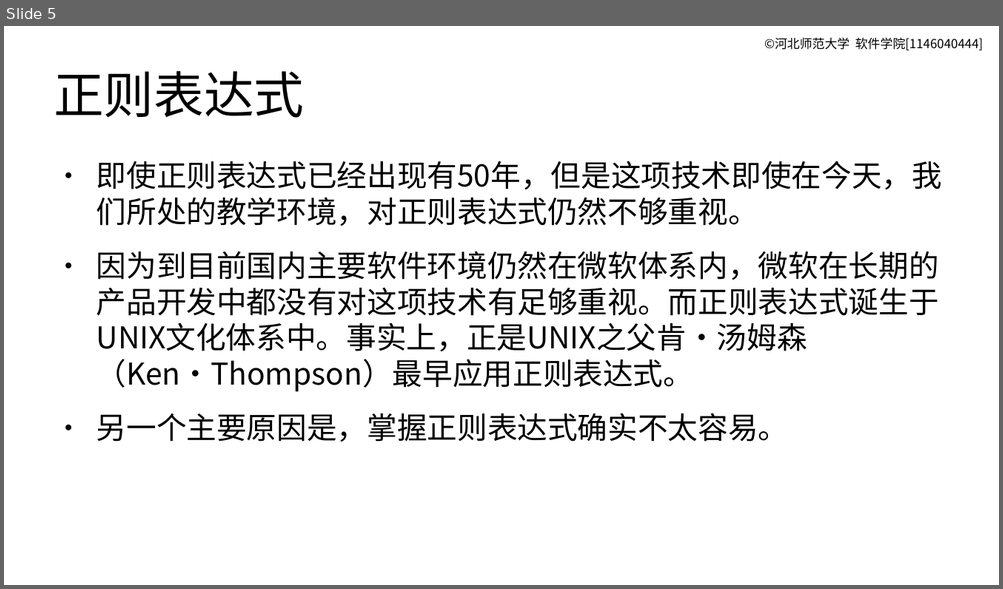
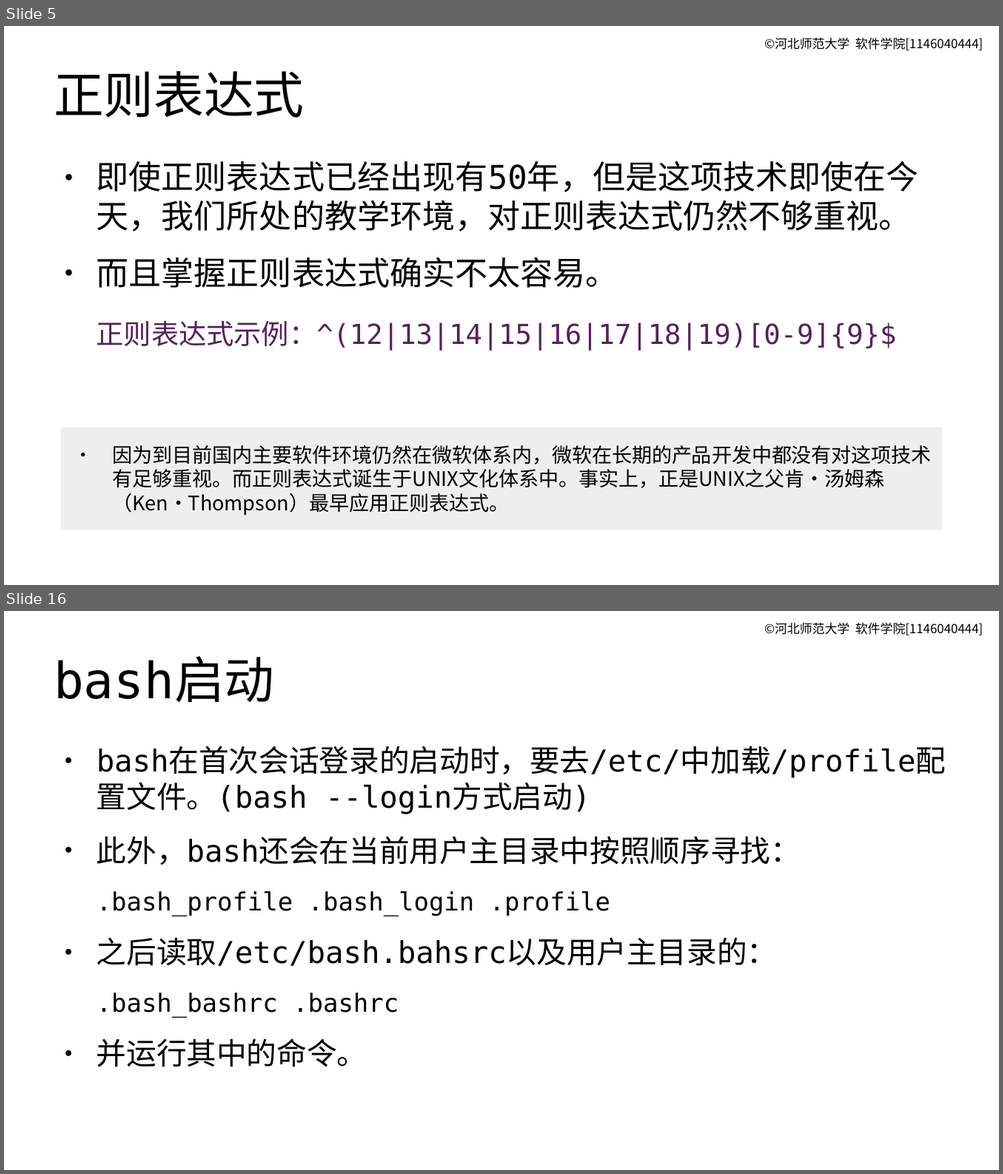
Before and after one commit to master-genius/linux-system, a slide deck: materials/slides/ch13-apply.odp. Shown one above the other, each under a label of ours: slide 5 before the commit, slides 5 and 16 after it; the slides between them are not shown. The pictures are 1003x589 and 1003x1174 pixels, drawn with LibreOffice and Linux fonts; fonts in the diff are those of the drawing. Boxes give left, top, right and bottom in pixels: in the first picture for what was removed or moved away, otherwise in the second. Text is boxed around its words. In the diff, an @@ line names an element or a change of style, - is before the commit and + after.

```diff
--- a/materials/slides/ch13-apply.odp
+++ b/materials/slides/ch13-apply.odp
@@ slide 16 added at (4,611,999,1170), background #FFFFFF; not listed: 1 template element that a slide beside it also shows @@
@@ title added at (54,658,274,703), 40 pt, text #000000 @@
+bash启动
@@ text added at (96,747,945,1068), 24 pt, text #000000 @@
+● bash在首次会话登录的启动时，要去/etc/中加载/profile配置文件。(bash --login方式启动)
+● 此外，bash还会在当前用户主目录中按照顺序寻找：
+.bash_profile .bash_login .profile
+● 之后读取/etc/bash.bahsrc以及用户主目录的：
+.bash_bashrc .bashrc
+● 并运行其中的命令。
@@ slide 5 changed as well @@
@@ text at (96,161,919,232): size 24.1 to 26 pt, font Noto Sans CJK SC to DejaVu Sans Mono in "即使正则表达式已经出现有50年，但是这项技术即使在今天，我们所处的教学环境，对正则表达式仍然不够重视。" @@
@@ text at (96,258,896,351): text changed; size 24.1 to 22 pt; font Noto Sans CJK SC to DejaVu Sans Mono; text colour #000000 to #55215B @@
-● 因为到目前国内主要软件环境仍然在微软体系内，微软在长期的产品开发中都没有对这项技术有足够重视。而正则表达式诞生于UNIX文化体系中。事实上，正是UNIX之父肯·汤姆森（Ken·Thompson）最早应用正则表达式。
-● 另一个主要原因是，掌握正则表达式确实不太容易。
+● 而且掌握正则表达式确实不太容易。
+正则表达式示例：^(12|13|14|15|16|17|18|19)[0-9]{9}$
@@ rectangle added at (61,428,942,531), fill #EEEEEE, 16 pt, text #000000 @@
+● 因为到目前国内主要软件环境仍然在微软体系内，微软在长期的产品开发中都没有对这项技术有足够重视。而正则表达式诞生于UNIX文化体系中。事实上，正是UNIX之父肯·汤姆森（Ken·Thompson）最早应用正则表达式。
```
Also in this commit, not shown: 4 other slides changed, 17 other slides added, 6 slides removed, 4 other files.
